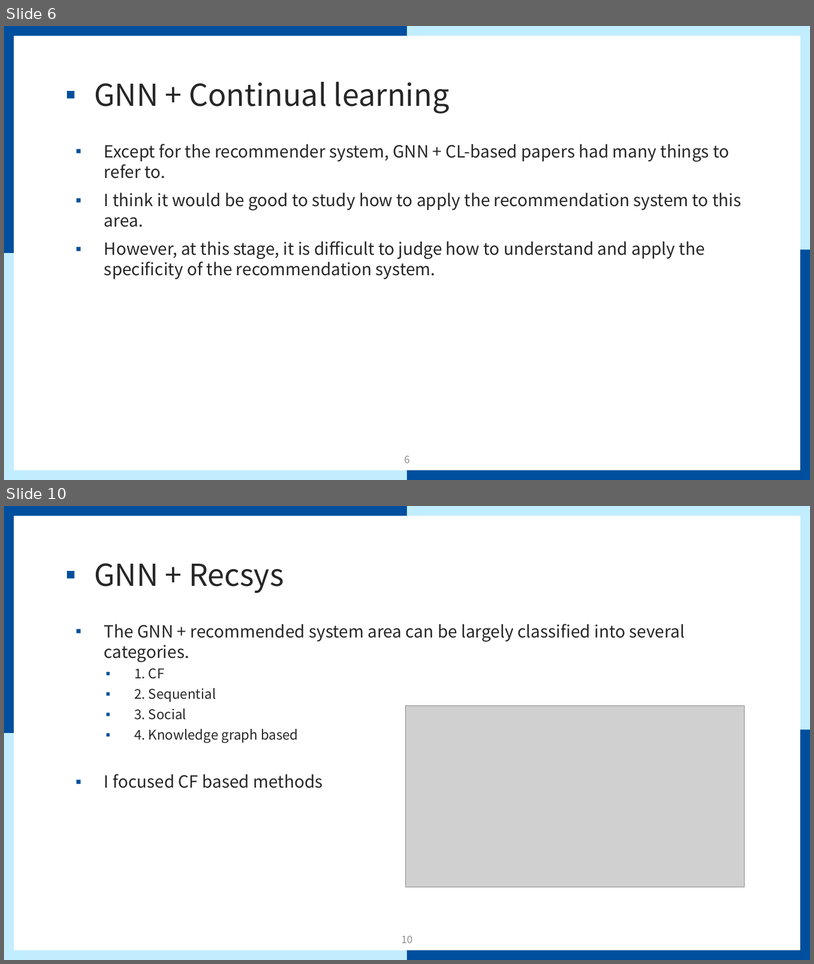
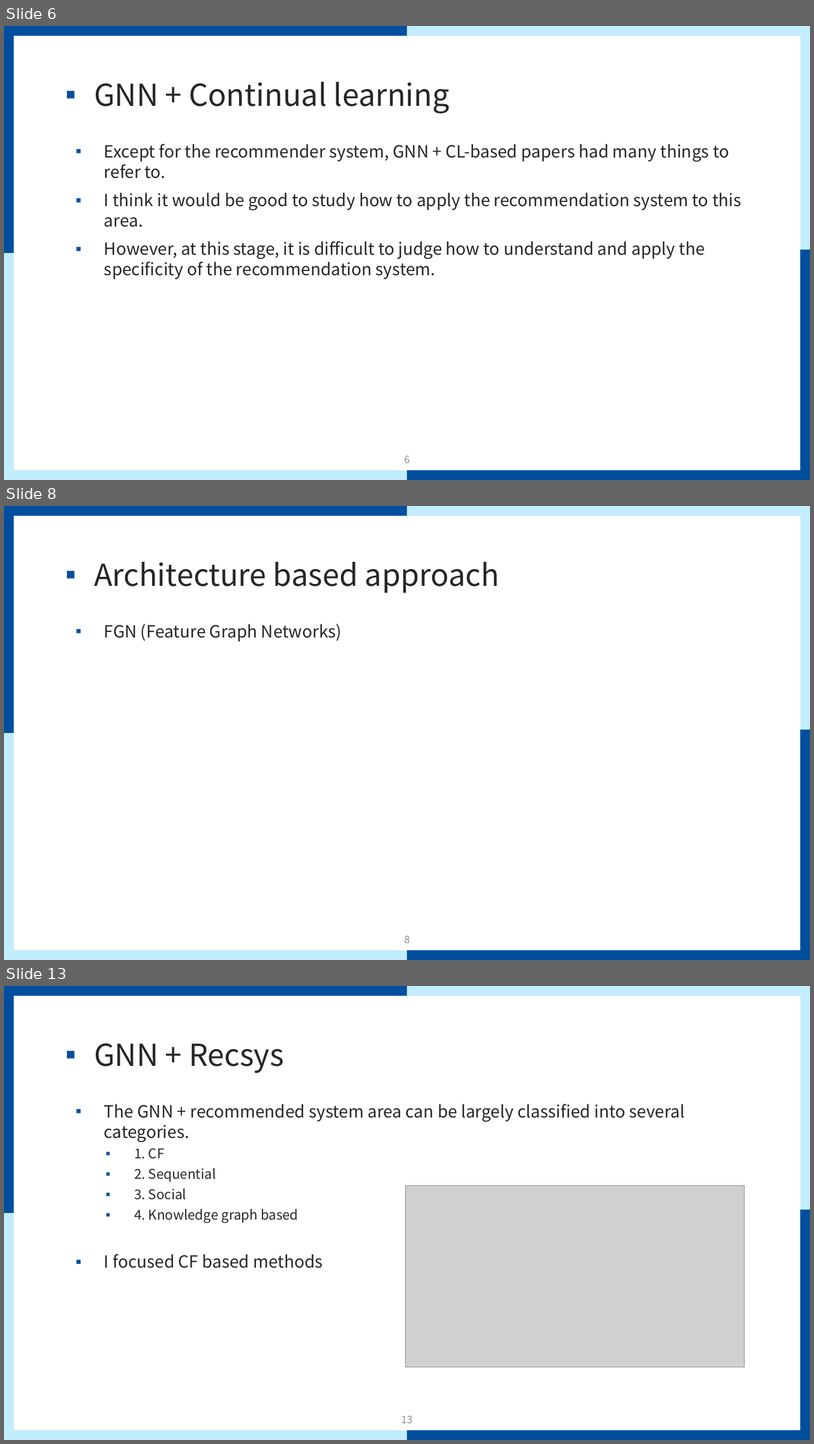
Before and after one commit to mmvv11/GraduateStudies, a slide deck: papers/papersForKCC/논문 관련 조사 및 아이디어.pptx. Shown one above the other, each under a label of ours: slides 6 and 10 before the commit, slides 6, 8 and 13 after it; the slides between them are not shown. The pictures are 814x964 and 814x1444 pixels, drawn with LibreOffice and Linux fonts; fonts in the diff are those of the drawing; grey boxes stand for pictures; background and template pictures are left out. Boxes give left, top, right and bottom in pixels: in the first picture for what was removed or moved away, otherwise in the second. Text is boxed around its words. In the diff, an @@ line names an element or a change of style, - is before the commit and + after.

```diff
--- a/papers/papersForKCC/논문 관련 조사 및 아이디어.pptx
+++ b/papers/papersForKCC/논문 관련 조사 및 아이디어.pptx
@@ slide 8 added at bbox=[4, 506, 810, 960], background #FFFFFF; not listed: 9 template elements that a slide beside it also shows @@
@@ title added at bbox=[94, 562, 500, 593], 36 pt, text #262626 @@
+▪ Architecture based approach
@@ text added at bbox=[104, 624, 342, 642], 20 pt, text #262626 @@
+▪ FGN (Feature Graph Networks)
@@ page number added at bbox=[404, 935, 410, 943], 12 pt, text #8C8C8C @@
+8
@@ what was slide 10 is now slide 13 @@
@@ page number at bbox=[402, 1415, 413, 1423]: text changed @@
-10
+13
```
Also in this commit, not shown: 4 slides changed, 2 other slides added.
